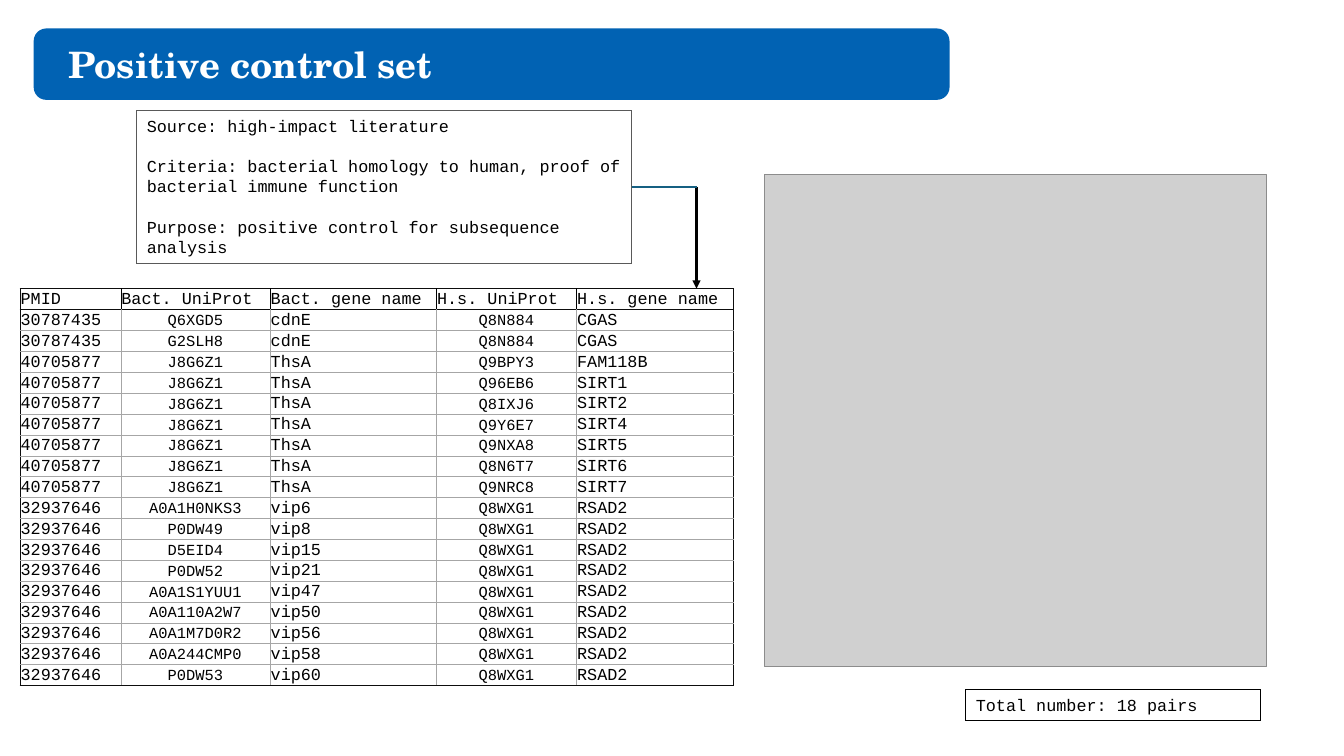
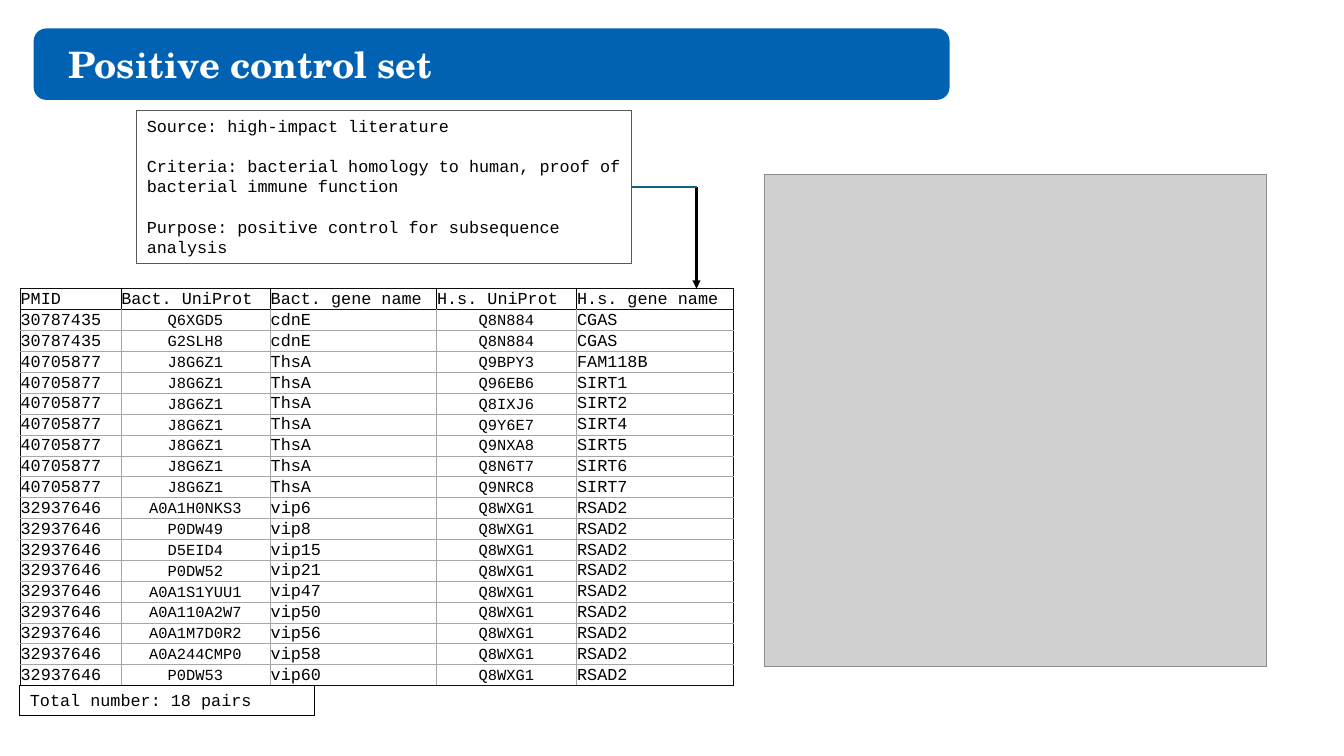
Before and after one commit to juliandeanmoran/BISSH, a slide deck: slide 14 of reports/2026-04-10_projectUpdate_2_jmoran.pptx (slide 12 before the commit). Drawn at 1344x756 pixels with LibreOffice and Linux fonts; fonts in the diff are those of the drawing; grey boxes stand for pictures. Boxes give left, top, right and bottom in pixels: in the first picture for what was removed or moved away, otherwise in the second. Text is boxed around its words. In the diff, an @@ line names an element or a change of style, - is before the commit and + after.

```diff
--- a/reports/2026-04-10_projectUpdate_2_jmoran.pptx
+++ b/reports/2026-04-10_projectUpdate_2_jmoran.pptx
@@ rectangle "Total number: 18 pairs": place and size @@
-rectangle "Total number: 18 pairs" at [966,690,1260,720]
+rectangle "Total number: 18 pairs" at [20,686,315,716]
```
Also in this commit, not shown: 4 other slides changed, 3 slides added, 1 other file.
